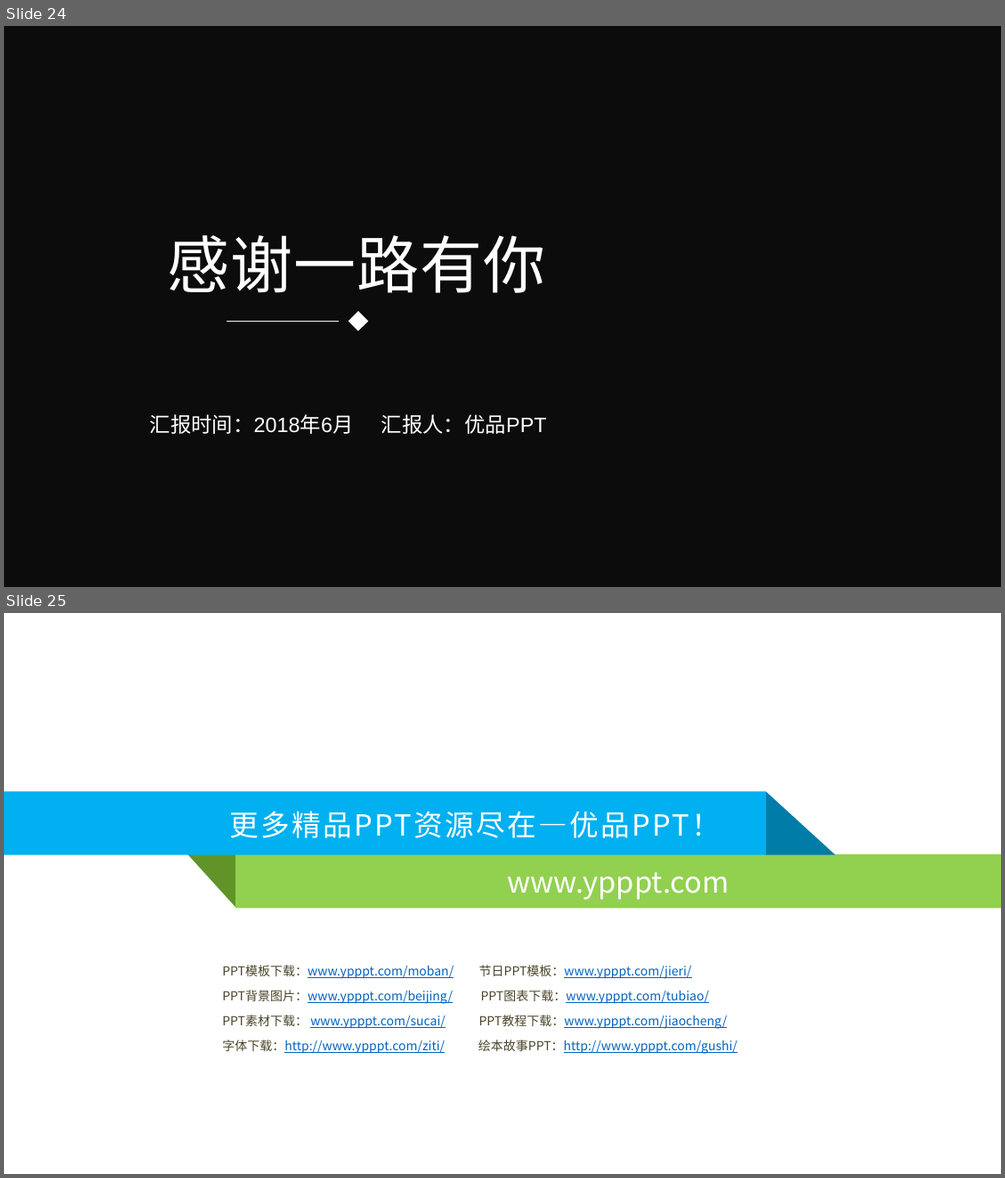
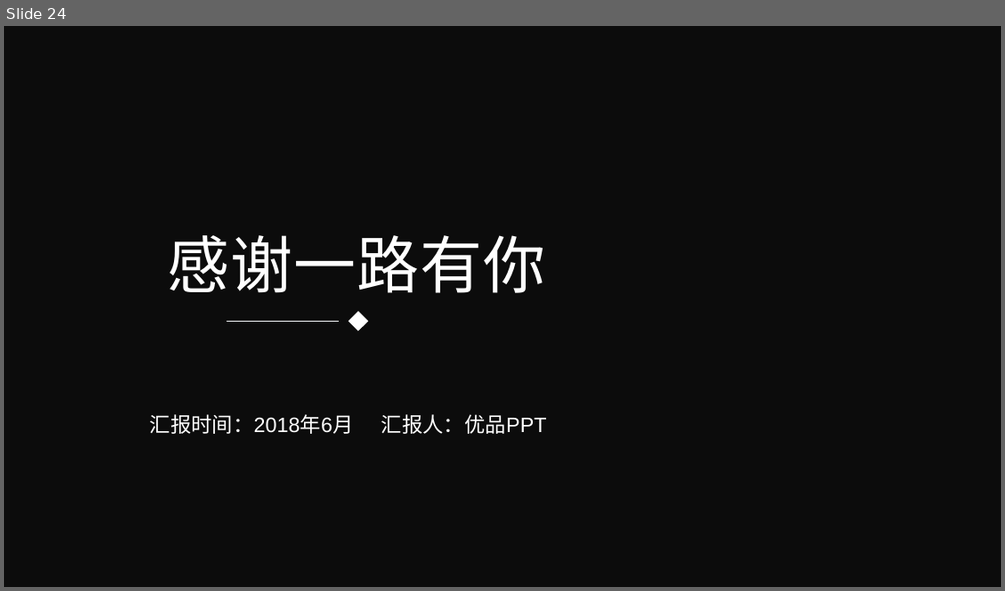
Before and after one commit to Sikako/hackthon, a slide deck: bigdata.pptx. Shown one above the other, each under a label of ours: slides 24 and 25 before the commit, slide 24 after it. The pictures are 1005x1178 and 1005x591 pixels, drawn with LibreOffice and Linux fonts; fonts in the diff are those of the drawing; background and template pictures are left out; a plain dark background stands for a picture behind light text. Boxes give left, top, right and bottom in pixels: in the first picture for what was removed or moved away, otherwise in the second. Text is boxed around its words. In the diff, an @@ line names an element or a change of style, - is before the commit and + after.

```diff
--- a/bigdata.pptx
+++ b/bigdata.pptx
@@ slide 25 removed at box(4, 613, 1001, 1174), background #FFFFFF @@
@@ rectangle removed at box(4, 792, 765, 855) @@
-更多精品PPT资源尽在—优品PPT！
@@ right triangle removed at box(765, 791, 834, 854) @@
@@ freeform shape removed at box(187, 854, 235, 908) @@
@@ rectangle removed at box(235, 854, 1001, 908) @@
-www.ypppt.com
@@ text removed at box(222, 965, 737, 1054) @@
-PPT模板下载：www.ypppt.com/moban/ 节日PPT模板：www.ypppt.com/jieri/
-PPT背景图片：www.ypppt.com/beijing/ PPT图表下载：www.ypppt.com/tubiao/
-PPT素材下载： www.ypppt.com/sucai/ PPT教程下载：www.ypppt.com/jiaocheng/
-字体下载：http://www.ypppt.com/ziti/ 绘本故事PPT：http://www.ypppt.com/gushi/
```
Also in this commit, not shown: 3 slides changed.
